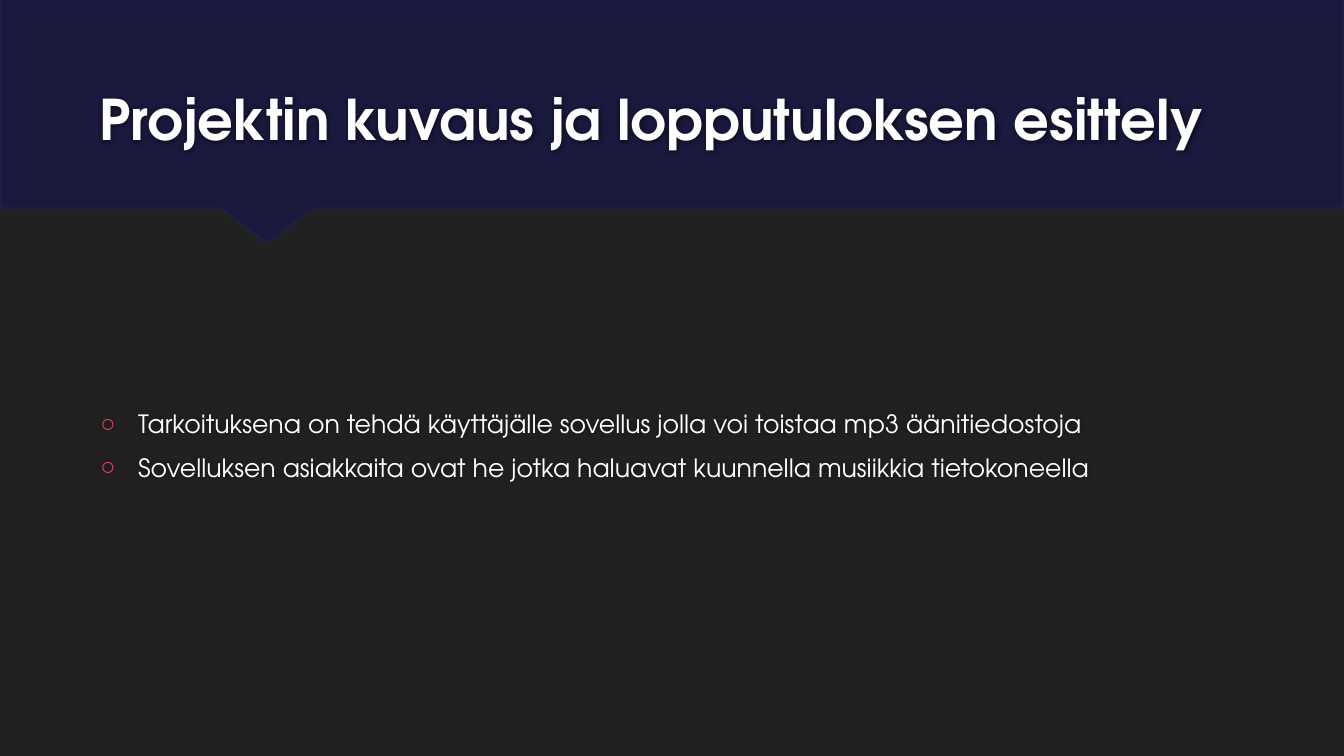
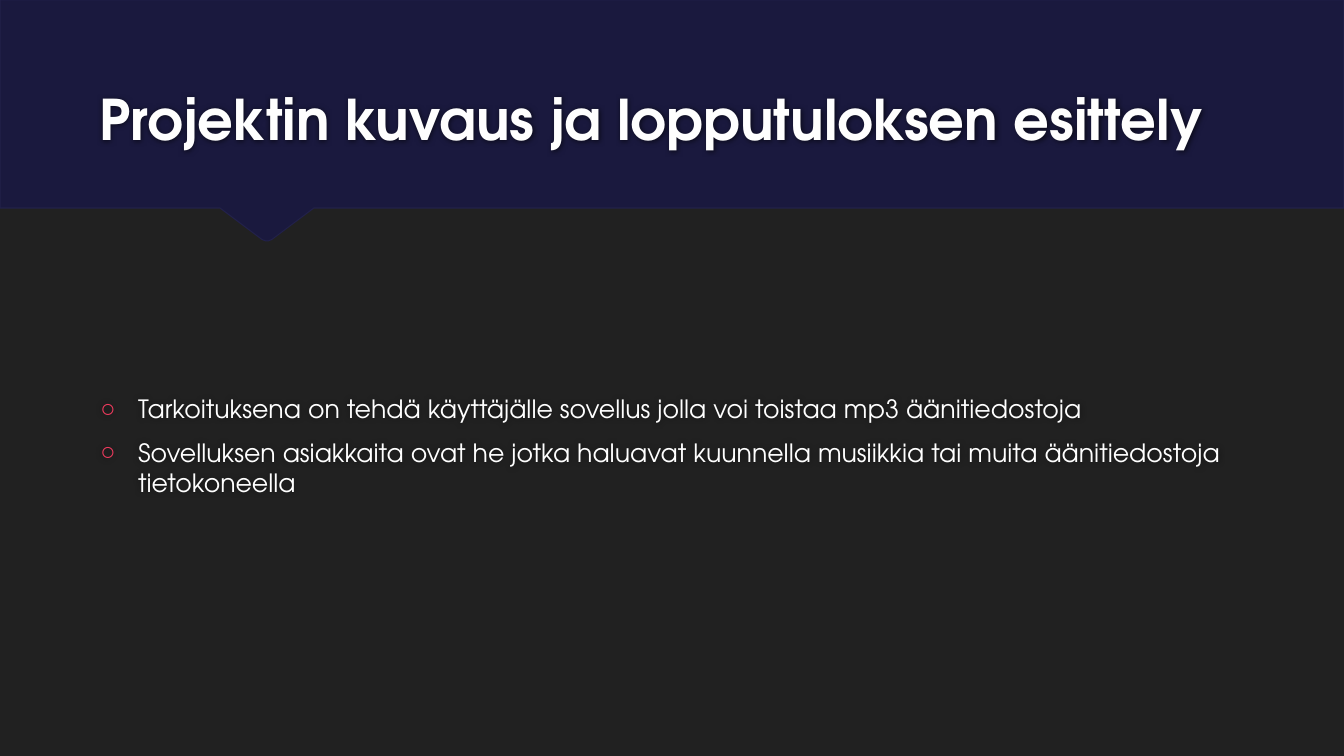
Before and after one commit to Vilserio/Musicplayer, a slide deck: slide 3 of Projektin x loppuraportti 2022 Windows ohjelmointi.pptx. Drawn at 1344x756 pixels with LibreOffice and Linux fonts; fonts in the diff are those of the drawing. Boxes give left, top, right and bottom in pixels: in the first picture for what was removed or moved away, otherwise in the second. Text is boxed around its words. In the diff, an @@ line names an element or a change of style, - is before the commit and + after.

```diff
--- a/Projektin x loppuraportti 2022 Windows ohjelmointi.pptx
+++ b/Projektin x loppuraportti 2022 Windows ohjelmointi.pptx
@@ text at (138, 443, 1220, 493): text changed @@
-○ Sovelluksen asiakkaita ovat he jotka haluavat kuunnella musiikkia tietokoneella
+○ Sovelluksen asiakkaita ovat he jotka haluavat kuunnella musiikkia tai muita äänitiedostoja tietokoneella
```
Also in this commit, not shown: 4 other slides changed.
